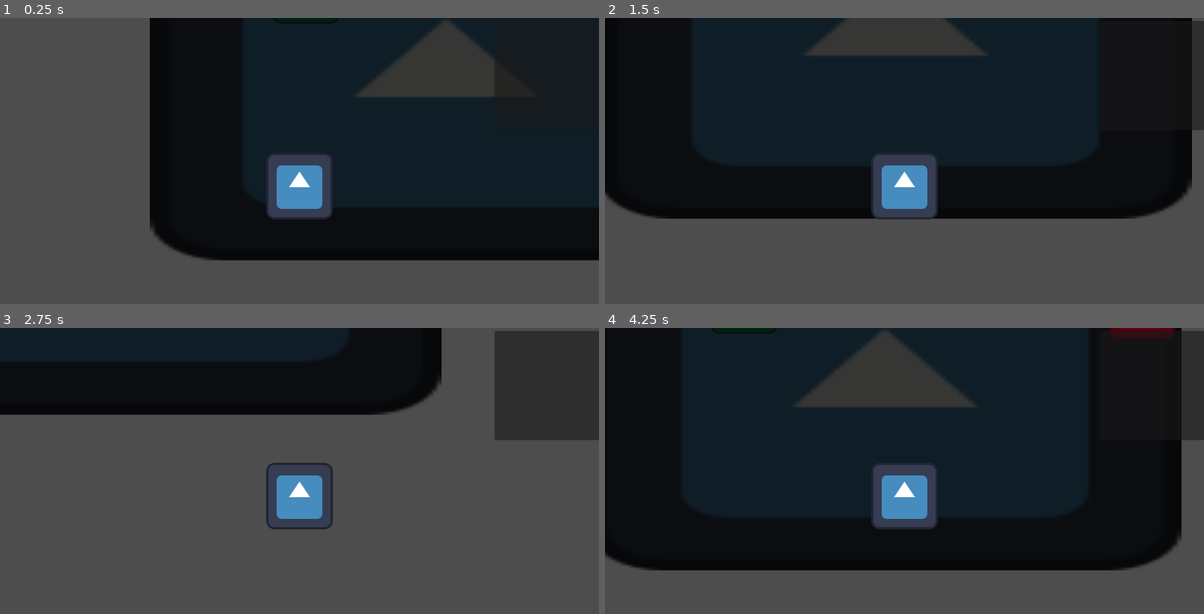
Above: before the commit, frames 1-4 (two rows, left to right).
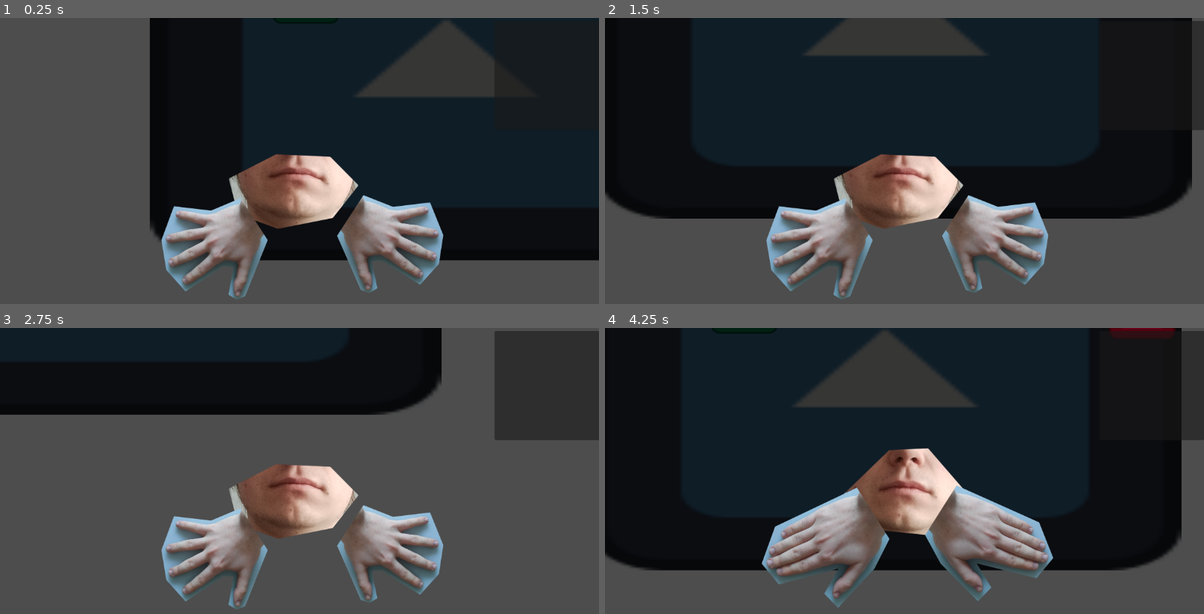
Above: after the commit, the same moments.

Repository: Rainy-Boy/GGJ_2026
Game: Godot game, scene res://Scenes/map.tscn
The game is run twice, just before and just after one commit, with the same random seed, the same clock (stepped at 60 frames per second) and the same inputs. The engine's default icon, where the game draws it, is replaced by a stand-in: a white triangle on a blue panel in a dark square.
Inputs:
- Up to frame 1 (0.25 s): no input
- Up to frame 2 (1.5 s): hold Right (ui_right) 0.53-1.28 s; hold Down (ui_down) from 1.28 s (still down)
- Up to frame 3 (2.75 s): release Down (ui_down) at 2.03 s; hold Right (ui_right) from 2.03 s (still down)
- Up to frame 4 (4.25 s): release Right (ui_right) at 2.78 s; hold Up (ui_up) 2.78-3.53 s; hold Left (ui_left) from 3.53 s (still down)

The runs differ from the first frame. In frame 1, 11% of the frame differs, in the area x 26-75%, y 47-99%; in frame 2, 11%; in frame 3, 11%; in frame 4, 13%, in the area x 26-75%, y 41-98%.

Commit message:
Initial level0 setup

Diff:
--- a/ggj_2026/Scenes/MapAndUtils/poc_map.tscn
+++ b/ggj_2026/Scenes/MapAndUtils/poc_map.tscn
@@ -4,6 +4,9 @@
 [ext_resource type="Texture2D" uid="uid://k0pnjstjmpn" path="res://Assets/textures/Rock058_1K-JPG_Color.jpg" id="2_f1hlh"]
 [ext_resource type="PackedScene" uid="uid://c4nf06go1a6b6" path="res://Scenes/MapAndUtils/prison_cell_area.tscn" id="2_ww137"]
 [ext_resource type="Texture2D" uid="uid://gni6rt10fmtf" path="res://Assets/floor_n0.png" id="3_ww137"]
+[ext_resource type="PackedScene" path="res://Scenes/mask_ui.tscn" id="5_283rw"]
+[ext_resource type="PackedScene" uid="uid://waeo3p4ky4hq" path="res://Scenes/mask.tscn" id="6_5et23"]
+[ext_resource type="PackedScene" uid="uid://dhb5a26lx7upo" path="res://Scenes/zone.tscn" id="7_tgt2m"]
 
 [sub_resource type="Gradient" id="Gradient_fn73a"]
 offsets = PackedFloat32Array(1)
@@ -41,7 +44,7 @@
 [sub_resource type="RectangleShape2D" id="RectangleShape2D_283rw"]
 size = Vector2(78, 877)
 
-[node name="POCMap" type="Node2D" unique_id=1549932075]
+[node name="Map" type="Node2D" unique_id=1549932075]
 
 [node name="NewMapLooks" type="Node2D" parent="." unique_id=628804654]
 
@@ -200,14 +203,25 @@
 color = Color(1, 0.6392157, 1, 1)
 polygon = PackedVector2Array(27.621582, -108.08624, 62.621582, -39.086243, -7, -39)
 
-[node name="GasMask" type="ColorRect" parent="." unique_id=1962331659]
-offset_left = 2384.0
-offset_top = 546.0
-offset_right = 2504.0
-offset_bottom = 666.0
+[node name="Player" parent="." unique_id=1868815089 instance=ExtResource("1_fn73a")]
+position = Vector2(3277, -204)
+
+[node name="Camera2D" type="Camera2D" parent="Player" unique_id=1659251664]
+scale = Vector2(1.0000001, 1)
+
+[node name="MaskUI" parent="." unique_id=220193077 instance=ExtResource("5_283rw")]
+
+[node name="GASMASK" parent="." unique_id=1306960532 instance=ExtResource("6_5et23")]
+position = Vector2(2446, 595)
+
+[node name="GasMask" type="ColorRect" parent="GASMASK" unique_id=1962331659]
+offset_left = -57.0
+offset_top = -56.0
+offset_right = 63.0
+offset_bottom = 64.0
 color = Color(0.2394, 0.57, 0.32205, 1)
 
-[node name="Label" type="Label" parent="GasMask" unique_id=353714093]
+[node name="Label" type="Label" parent="GASMASK/GasMask" unique_id=353714093]
 layout_mode = 0
 offset_left = 20.0
 offset_top = 43.0
@@ -216,8 +230,14 @@
 text = "GAS MASK
 "
 
-[node name="Player" parent="." unique_id=1868815089 instance=ExtResource("1_fn73a")]
-position = Vector2(3277, -204)
-
-[node name="Camera2D" type="Camera2D" parent="Player" unique_id=1659251664]
-scale = Vector2(1.0000001, 1)
+[node name="Sprite2D" parent="GASMASK" index="1" unique_id=648951729]
+visible = false
+
+[node name="Zone" parent="." unique_id=1273698596 instance=ExtResource("7_tgt2m")]
+position = Vector2(4133, 155)
+
+[node name="CollisionShape2D" parent="Zone" index="0" unique_id=435861281]
+position = Vector2(26.5, 34)
+
+[editable path="GASMASK"]
+[editable path="Zone"]
--- a/ggj_2026/Scenes/player.tscn
+++ b/ggj_2026/Scenes/player.tscn
@@ -1,17 +1,157 @@
 [gd_scene format=3 uid="uid://buwu2n5ww13f3"]
 
 [ext_resource type="Script" uid="uid://b0ynevrhj1t3x" path="res://Scripts/player_script.gd" id="1_cvnsp"]
-[ext_resource type="Texture2D" uid="uid://bjabuilwucqtn" path="res://icon.svg" id="1_v0iea"]
+[ext_resource type="Texture2D" uid="uid://cdfygv564bqwx" path="res://Assets/masks/neutral0.png" id="2_fd4e3"]
+[ext_resource type="Texture2D" uid="uid://c75cdgtb1la2o" path="res://Assets/masks/neutral1.png" id="3_qqcod"]
+[ext_resource type="Texture2D" uid="uid://br7dp7n0pysq5" path="res://Assets/masks/neutral2.png" id="4_igrcy"]
+[ext_resource type="Texture2D" uid="uid://cmc0yjeu1hwpf" path="res://Assets/masks/covered_a0.png" id="5_fs7ks"]
+[ext_resource type="Texture2D" uid="uid://dclq6c325hnmi" path="res://Assets/masks/covered_a1.png" id="6_l6n3p"]
+[ext_resource type="Texture2D" uid="uid://d1feikbqn3vnq" path="res://Assets/masks/covered_a2.png" id="7_olqyp"]
+[ext_resource type="Texture2D" uid="uid://cb04tiqesybxl" path="res://Assets/masks/covered_b0.png" id="8_wpjfl"]
+[ext_resource type="Texture2D" uid="uid://bxgj4apof7wqq" path="res://Assets/masks/covered_b1.png" id="9_bi64h"]
+[ext_resource type="Texture2D" uid="uid://oejx12t6ll5n" path="res://Assets/masks/covered_b2.png" id="10_2ijsl"]
+[ext_resource type="Texture2D" uid="uid://daox5vrq4jlv3" path="res://Assets/masks/similing0.png" id="11_p1odr"]
+[ext_resource type="Texture2D" uid="uid://l6jkb5ui8ehd" path="res://Assets/masks/similing1.png" id="12_0gysh"]
+[ext_resource type="Texture2D" uid="uid://dgtpef68ognpr" path="res://Assets/masks/similing2.png" id="13_vfarp"]
+[ext_resource type="Texture2D" uid="uid://busdnmvce4ykt" path="res://Assets/cropped_hand0.png" id="14_y6uwr"]
+[ext_resource type="Texture2D" uid="uid://bcuism5l4fqt4" path="res://Assets/cropped_hand1.png" id="15_83xs0"]
+[ext_resource type="Texture2D" uid="uid://cg7abpghxk580" path="res://Assets/cropped_hand2.png" id="16_ypfnu"]
 
 [sub_resource type="RectangleShape2D" id="RectangleShape2D_cvnsp"]
 size = Vector2(111, 106)
 
+[sub_resource type="SpriteFrames" id="SpriteFrames_xuaoq"]
+animations = [{
+"frames": [{
+"duration": 1.0,
+"texture": ExtResource("2_fd4e3")
+}, {
+"duration": 1.0,
+"texture": ExtResource("3_qqcod")
+}, {
+"duration": 1.0,
+"texture": ExtResource("4_igrcy")
+}],
+"loop": true,
+"name": &"default",
+"speed": 5.0
+}]
+
+[sub_resource type="SpriteFrames" id="SpriteFrames_wohnl"]
+animations = [{
+"frames": [{
+"duration": 1.0,
+"texture": ExtResource("5_fs7ks")
+}, {
+"duration": 1.0,
+"texture": ExtResource("6_l6n3p")
+}, {
+"duration": 1.0,
+"texture": ExtResource("7_olqyp")
+}],
+"loop": true,
+"name": &"default",
+"speed": 5.0
+}]
+
+[sub_resource type="SpriteFrames" id="SpriteFrames_36dho"]
+animations = [{
+"frames": [{
+"duration": 1.0,
+"texture": ExtResource("8_wpjfl")
+}, {
+"duration": 1.0,
+"texture": ExtResource("9_bi64h")
+}, {
+"duration": 1.0,
+"texture": ExtResource("10_2ijsl")
+}],
+"loop": true,
+"name": &"default",
+"speed": 5.0
+}]
+
+[sub_resource type="SpriteFrames" id="SpriteFrames_yh6i2"]
+animations = [{
+"frames": [{
+"duration": 1.0,
+"texture": ExtResource("11_p1odr")
+}, {
+"duration": 1.0,
+"texture": ExtResource("12_0gysh")
+}, {
+"duration": 1.0,
+"texture": ExtResource("13_vfarp")
+}],
+"loop": true,
+"name": &"default",
+"speed": 5.0
+}]
+
+[sub_resource type="SpriteFrames" id="SpriteFrames_nv4vc"]
+animations = [{
+"frames": [{
+"duration": 1.0,
+"texture": ExtResource("14_y6uwr")
+}, {
+"duration": 1.0,
+"texture": ExtResource("15_83xs0")
+}, {
+"duration": 1.0,
+"texture": ExtResource("16_ypfnu")
+}],
+"loop": true,
+"name": &"default",
+"speed": 5.0
+}]
+
 [node name="Player" type="CharacterBody2D" unique_id=1868815089]
 script = ExtResource("1_cvnsp")
-
-[node name="Sprite2D" type="Sprite2D" parent="." unique_id=491896735]
-texture = ExtResource("1_v0iea")
 
 [node name="CollisionShape2D" type="CollisionShape2D" parent="." unique_id=470253181]
 position = Vector2(-0.5, -1)
 shape = SubResource("RectangleShape2D_cvnsp")
+
+[node name="Elements" type="Node2D" parent="." unique_id=432229689]
+
+[node name="Neutral" type="AnimatedSprite2D" parent="Elements" unique_id=639269585]
+position = Vector2(1, -1)
+sprite_frames = SubResource("SpriteFrames_xuaoq")
+autoplay = "default"
+
+[node name="CoveredA" type="AnimatedSprite2D" parent="Elements" unique_id=545987505]
+visible = false
+modulate = Color(0.5019608, 1, 1, 1)
+position = Vector2(0, 26)
+sprite_frames = SubResource("SpriteFrames_wohnl")
+autoplay = "default"
+
+[node name="CoveredB" type="AnimatedSprite2D" parent="Elements" unique_id=1579390597]
+visible = false
+modulate = Color(0.65700006, 1, 0.58000004, 1)
+position = Vector2(-29, 12)
+sprite_frames = SubResource("SpriteFrames_36dho")
+autoplay = "default"
+
+[node name="Smiling" type="AnimatedSprite2D" parent="Elements" unique_id=649803821]
+visible = false
+position = Vector2(-15, -18)
+sprite_frames = SubResource("SpriteFrames_yh6i2")
+autoplay = "default"
+
+[node name="LeftHand" type="AnimatedSprite2D" parent="Elements" unique_id=1913285783]
+position = Vector2(-155, 103)
+rotation = 1.3899024
+scale = Vector2(0.33699998, 0.29999998)
+sprite_frames = SubResource("SpriteFrames_nv4vc")
+autoplay = "default"
+flip_v = true
+
+[node name="RightHand" type="AnimatedSprite2D" parent="Elements" unique_id=2042740255]
+position = Vector2(166, 94)
+rotation = -1.4038754
+scale = Vector2(0.325, 0.3)
+sprite_frames = SubResource("SpriteFrames_nv4vc")
+autoplay = "default"
+flip_h = true
+flip_v = true
--- a/ggj_2026/Scenes/player_with_hands.tscn
+++ b/ggj_2026/Scenes/player_with_hands.tscn
@@ -110,6 +110,7 @@
 [node name="Player" parent="Camera2D" unique_id=1868815089 instance=ExtResource("1_kbu8r")]
 
 [node name="LeftHand" type="AnimatedSprite2D" parent="Camera2D/Player" unique_id=307611042]
+visible = false
 position = Vector2(-155, 103)
 rotation = 1.3899024
 scale = Vector2(0.337, 0.3)
@@ -119,6 +120,7 @@
 flip_v = true
 
 [node name="RightHand" type="AnimatedSprite2D" parent="Camera2D/Player" unique_id=694267365]
+visible = false
 position = Vector2(166, 94)
 rotation = -1.4038754
 scale = Vector2(0.325, 0.3)
@@ -129,6 +131,7 @@
 flip_v = true
 
 [node name="Neutral" type="AnimatedSprite2D" parent="Camera2D/Player" unique_id=585702787]
+visible = false
 position = Vector2(1, -1)
 sprite_frames = SubResource("SpriteFrames_ggr6v")
 autoplay = "default"
@@ -154,6 +157,7 @@
 frame_progress = 0.03148307
 
 [node name="Smiling" type="AnimatedSprite2D" parent="Camera2D/Player" unique_id=370957416]
+visible = false
 position = Vector2(-15, -18)
 sprite_frames = SubResource("SpriteFrames_nlttd")
 autoplay = "default"
--- a/ggj_2026/Scenes/zone.tscn
+++ b/ggj_2026/Scenes/zone.tscn
@@ -1,10 +1,10 @@
-[gd_scene format=3 uid="uid://djn56522hv0um"]
+[gd_scene format=3 uid="uid://dhb5a26lx7upo"]
 
 [ext_resource type="Script" uid="uid://b4ce3unplecu4" path="res://Scripts/zone_behaviour.gd" id="1_4hnuj"]
 [ext_resource type="Texture2D" uid="uid://bjabuilwucqtn" path="res://icon.svg" id="1_avmra"]
 
 [sub_resource type="RectangleShape2D" id="RectangleShape2D_4hnuj"]
-size = Vector2(490, 275)
+size = Vector2(571, 368)
 
 [node name="Zone" type="Area2D" unique_id=1273698596]
 script = ExtResource("1_4hnuj")
